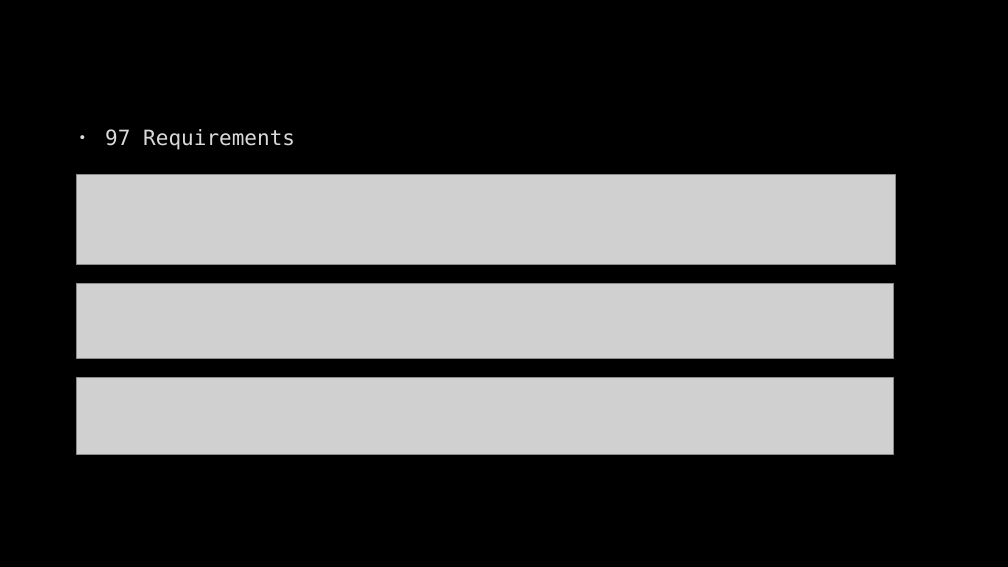
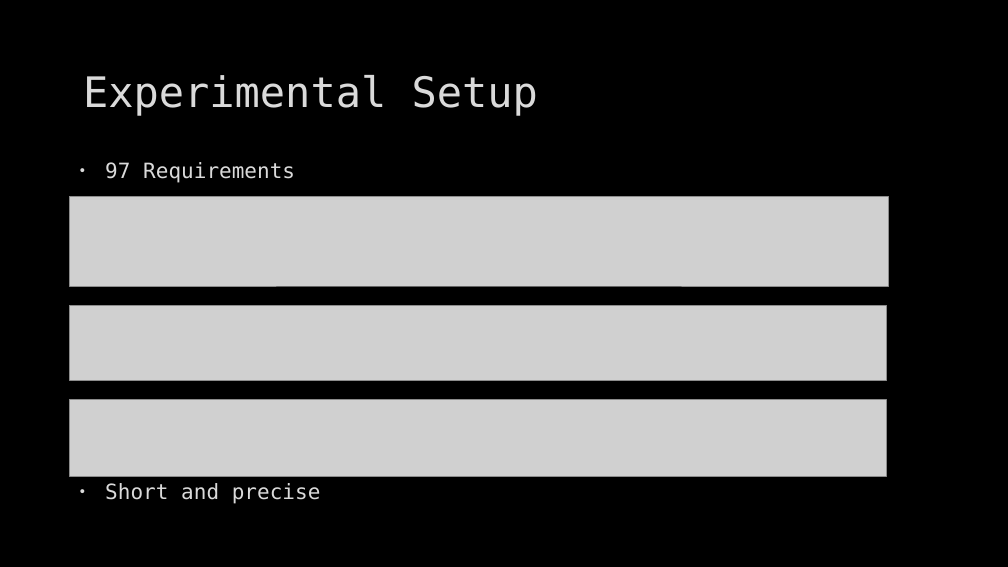
Before and after one commit to as-cal8/RBST-prompt-engineering, a slide deck: slide 6 of presentation/RBST_prompt-eng [Autosaved].pptx. Drawn at 1008x567 pixels with LibreOffice and Linux fonts; fonts in the diff are those of the drawing; grey boxes stand for pictures; background and template pictures are left out. Boxes give left, top, right and bottom in pixels: in the first picture for what was removed or moved away, otherwise in the second. Text is boxed around its words. In the diff, an @@ line names an element or a change of style, - is before the commit and + after.

```diff
--- a/presentation/RBST_prompt-eng [Autosaved].pptx
+++ b/presentation/RBST_prompt-eng [Autosaved].pptx
@@ title added at [83,75,538,116], 40 pt, text #DADADA @@
+Experimental Setup
@@ text "97 Requirements": place and size @@
-text "97 Requirements" at [105,129,295,150]
+text "97 Requirements" at [105,162,321,504]
@@ picture: place and size @@
-picture at [76,174,895,264]
+picture at [70,197,889,287]
@@ picture: place and size @@
-picture at [76,284,894,358]
+picture at [70,306,887,380]
@@ picture: place and size @@
-picture at [76,378,894,454]
+picture at [70,400,887,476]
@@ text at [105,483,321,504]: paragraph added @@
+• Short and precise
```
Also in this commit, not shown: 7 other slides changed, 1 other file.
